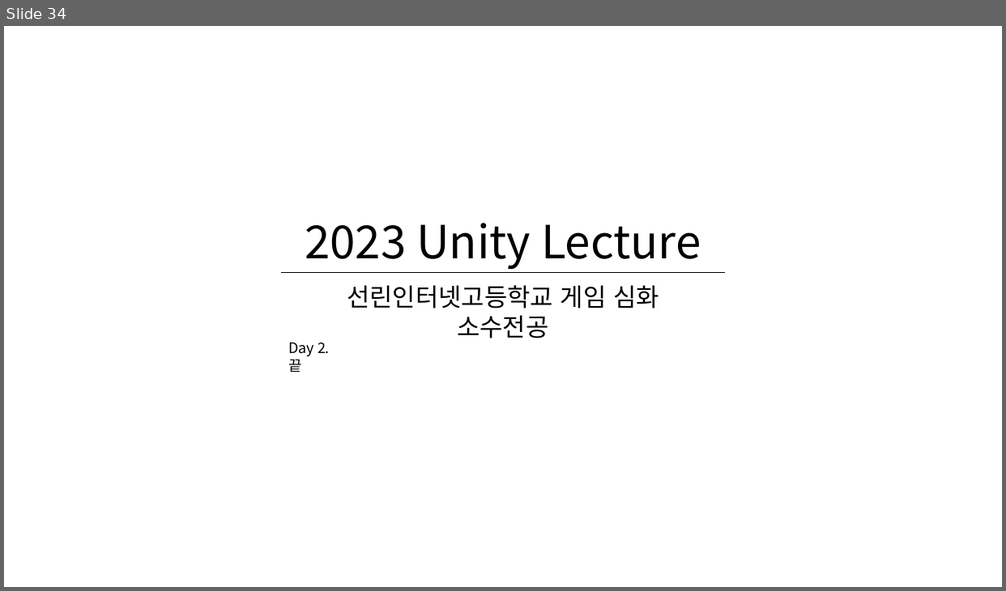
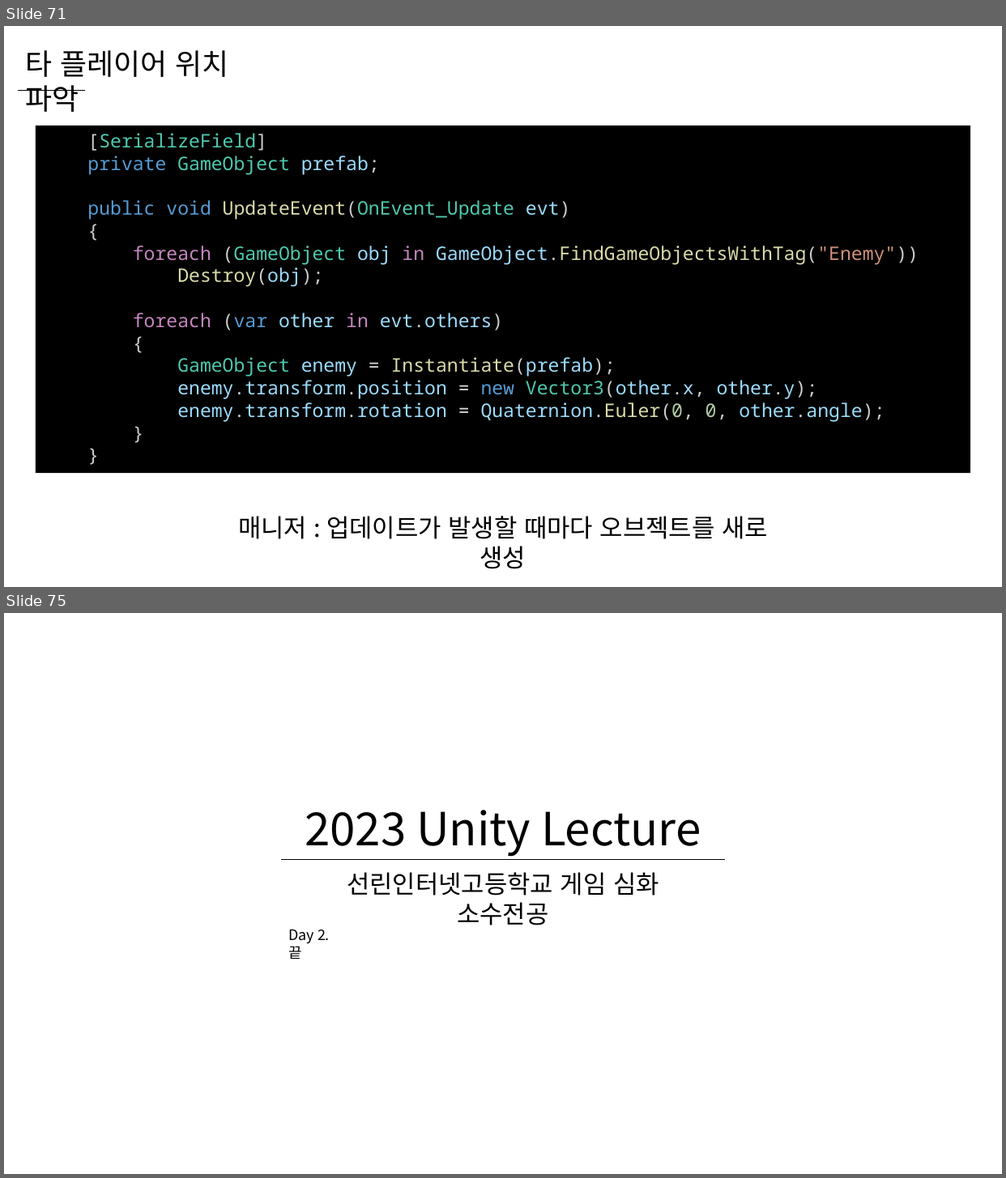
Before and after one commit to WooLyung/2023-Unity-Lecture, a slide deck: Day 2.pptx. Shown one above the other, each under a label of ours: slide 34 before the commit, slides 71 and 75 after it; the slides between them are not shown. The pictures are 1006x591 and 1006x1178 pixels, drawn with LibreOffice and Linux fonts; fonts in the diff are those of the drawing. Boxes give left, top, right and bottom in pixels: in the first picture for what was removed or moved away, otherwise in the second. Text is boxed around its words. In the diff, an @@ line names an element or a change of style, - is before the commit and + after.

Commit message:
2일차 프로젝트 및 ppt 추가

```diff
--- a/Day 2.pptx
+++ b/Day 2.pptx
@@ slide 71 added at (4, 26, 1002, 587), background #FFFFFF @@
@@ text added at (25, 50, 229, 112), 28 pt, text #000000 @@
+타 플레이어 위치 파악
@@ line added from (19, 90) to (85, 90), #000000 0.5 pt @@
@@ rectangle added at (36, 126, 970, 473), fill #000000, 18 pt, text #9CDCFE @@
+[SerializeField]
+private GameObject prefab;
+public void UpdateEvent(OnEvent_Update evt)
+{
+foreach (GameObject obj in GameObject.FindGameObjectsWithTag("Enemy"))
+Destroy(obj);
+foreach (var other in evt.others)
+{
+GameObject enemy = Instantiate(prefab);
+enemy.transform.position = new Vector3(other.x, other.y);
+enemy.transform.rotation = Quaternion.Euler(0, 0, other.angle);
+}
+}
@@ text added at (238, 516, 768, 540), 24 pt, text #000000 @@
+매니저 : 업데이트가 발생할 때마다 오브젝트를 새로 생성
@@ what was slide 34 is now slide 75 @@
```
Also in this commit, not shown: 2 slides changed, 40 other slides added, 27 other files.
